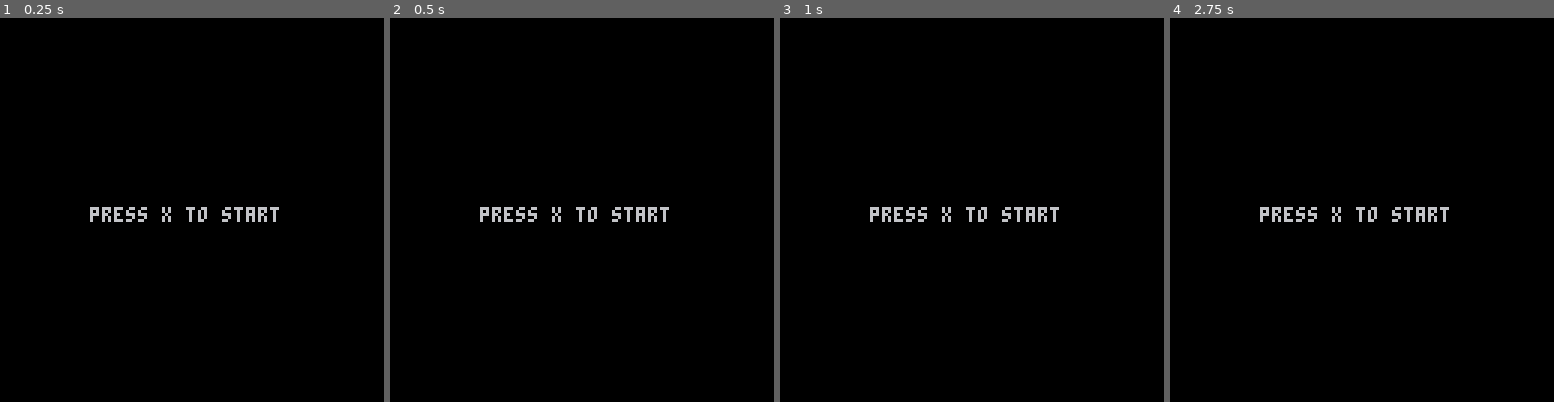
Above: before the commit, frames 1-4 (left to right).
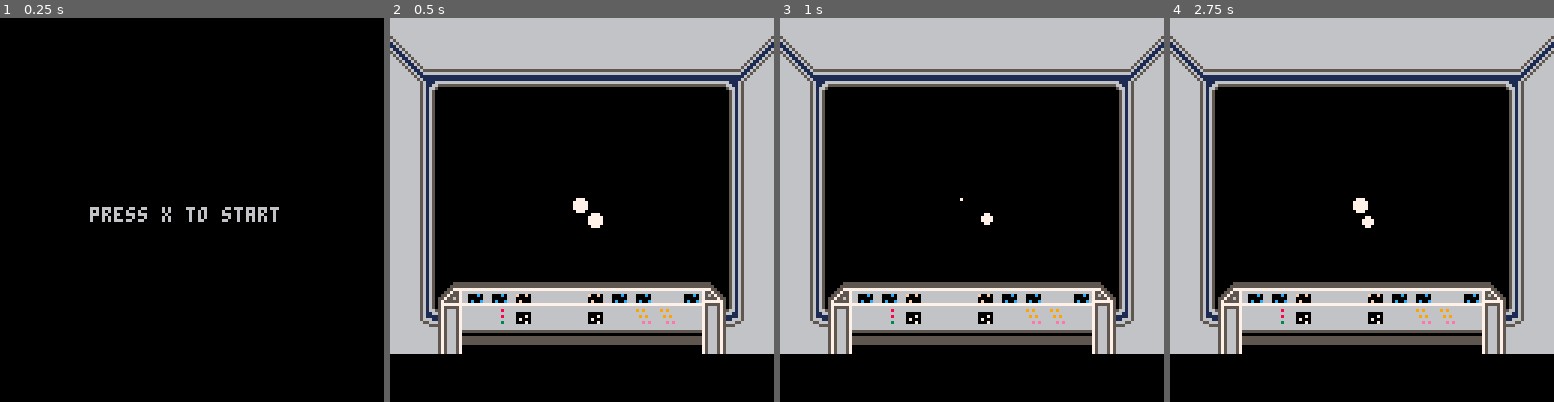
Above: after the commit, the same moments.

Repository: bthompsonevan/Project-2792
Game: PICO-8 cartridge project_2792.p8
The game is run twice, just before and just after one commit, with the same random seed, the same clock (stepped at 60 frames per second) and the same inputs.
Inputs:
- Up to frame 1 (0.25 s): no input
- Up to frame 2 (0.5 s): tap X (X key) at 0.33 s
- Up to frame 3 (1 s): tap O (Z key) at 0.7 s
- Up to frame 4 (2.75 s): tap X (X key) at 1.07, 1.85 s; hold Right 1.6-2.1 s; tap O (Z key) at 1.7, 2.1, 2.5 s; hold Up 2.15-2.42 s; hold Right from 2.47 s (still down)

Frame 1 is identical in both runs. In frame 2, 47% of the frame differs, in the area x 0-100%, y 0-88%; in frame 3, 46%; in frame 4, 47%.

Commit message:
added x button symbol instead of x character and that allowed main menu and game to be accessed

Diff:
--- a/project_2792.p8
+++ b/project_2792.p8
@@ -29,13 +29,13 @@
 --updates
 
 function update_menu()
-	if btnp(x) then
+	if btnp(❎) then
 		scene="game"
 	end
 end
 
 function update_game()
-	if btnp(x) then
+	if btnp(❎) then
 		scene="menu"
 	end
 end
